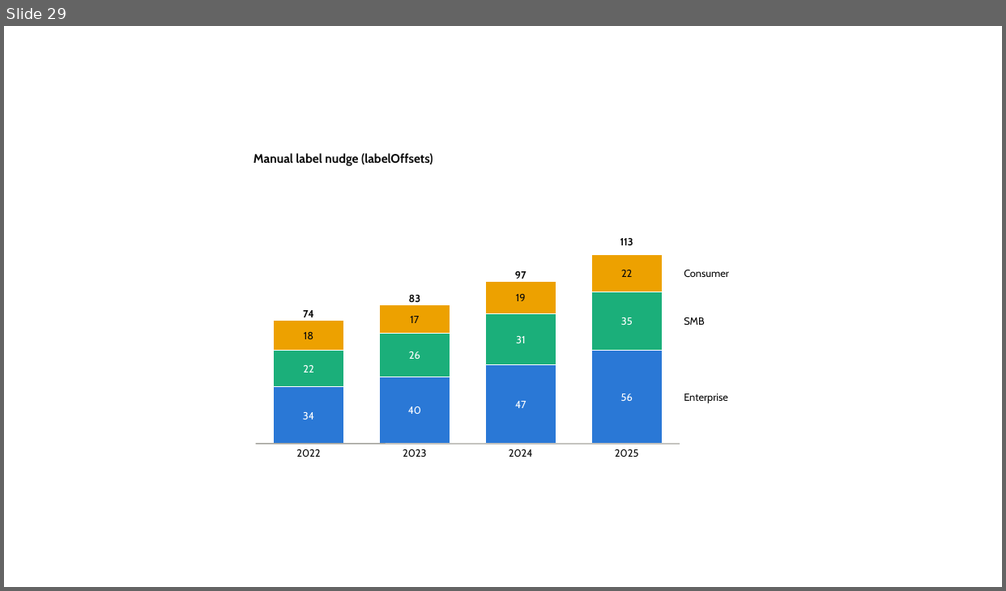
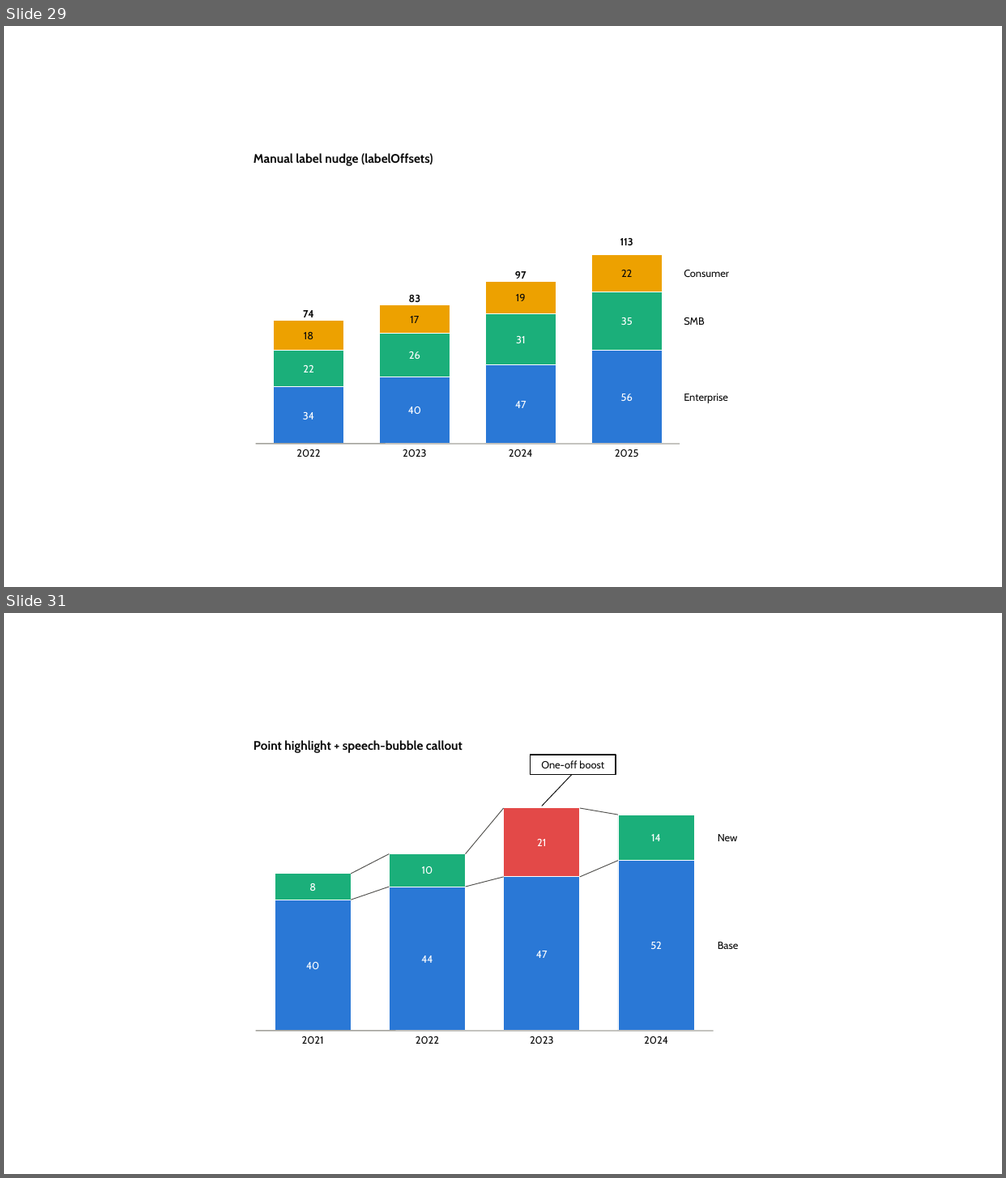
Before and after one commit to dannbleeker/PowerChart, a slide deck: examples/showcase.pptx. Shown one above the other, each under a label of ours: slide 29 before the commit, slides 29 and 31 after it; the slides between them are not shown. The pictures are 1006x591 and 1006x1178 pixels, drawn with LibreOffice and Linux fonts; fonts in the diff are those of the drawing. Boxes give left, top, right and bottom in pixels: in the first picture for what was removed or moved away, otherwise in the second. Text is boxed around its words. In the diff, an @@ line names an element or a change of style, - is before the commit and + after.

```diff
--- a/examples/showcase.pptx
+++ b/examples/showcase.pptx
@@ slide 31 added at (x1=4, y1=613, x2=1002, y2=1174), background #FFFFFF @@
@@ text added at (x1=253, y1=740, x2=462, y2=753), 12 pt, text #0B0B0B, bold @@
+Point highlight + speech-bubble callout
@@ rectangle added at (x1=530, y1=755, x2=616, y2=774), fill #FFFFFF, outline #0B0B0B 1 pt @@
@@ text added at (x1=541, y1=760, x2=604, y2=769), 10 pt, text #0B0B0B @@
+One-off boost
@@ line added from (542, 806) to (573, 773), #0B0B0B 0.75 pt @@
@@ line added from (465, 854) to (503, 808), #52514E 0.75 pt @@
@@ rectangle added at (x1=503, y1=808, x2=580, y2=877), fill #E34948, outline #FFFFFF 0.75 pt @@
@@ line added from (580, 808) to (618, 815), #52514E 0.75 pt @@
@@ rectangle added at (x1=618, y1=815, x2=694, y2=861), fill #1BAF7A, outline #FFFFFF 0.75 pt @@
@@ line added from (351, 874) to (389, 854), #52514E 0.75 pt @@
@@ rectangle added at (x1=389, y1=854, x2=465, y2=887), fill #1BAF7A, outline #FFFFFF 0.75 pt @@
@@ text added at (x1=537, y1=839, x2=546, y2=846), 10 pt, text #FFFFFF @@
+21
@@ text added at (x1=651, y1=834, x2=661, y2=841), 10 pt, text #FFFFFF @@
+14
@@ text added at (x1=718, y1=834, x2=738, y2=841), 10 pt, text #0B0B0B @@
+New
@@ rectangle added at (x1=275, y1=874, x2=351, y2=900), fill #1BAF7A, outline #FFFFFF 0.75 pt @@
@@ text added at (x1=422, y1=867, x2=433, y2=874), 10 pt, text #FFFFFF @@
+10
@@ line added from (465, 887) to (503, 877), #52514E 0.75 pt @@
@@ rectangle added at (x1=503, y1=877, x2=580, y2=1032), fill #2A78D6, outline #FFFFFF 0.75 pt @@
@@ line added from (580, 877) to (618, 861), #52514E 0.75 pt @@
@@ rectangle added at (x1=618, y1=861, x2=694, y2=1031), fill #2A78D6, outline #FFFFFF 0.75 pt @@
@@ rectangle added at (x1=275, y1=900, x2=351, y2=1031), fill #2A78D6, outline #FFFFFF 0.75 pt @@
@@ text added at (x1=309, y1=884, x2=316, y2=891), 10 pt, text #FFFFFF @@
+8
@@ line added from (351, 900) to (389, 887), #52514E 0.75 pt @@
@@ rectangle added at (x1=389, y1=887, x2=465, y2=1032), fill #2A78D6, outline #FFFFFF 0.75 pt @@
@@ text added at (x1=536, y1=951, x2=548, y2=958), 10 pt, text #FFFFFF @@
+47
@@ text added at (x1=650, y1=942, x2=662, y2=949), 10 pt, text #FFFFFF @@
+52
@@ text added at (x1=718, y1=942, x2=739, y2=949), 10 pt, text #0B0B0B @@
+Base
@@ text added at (x1=306, y1=962, x2=319, y2=969), 10 pt, text #FFFFFF @@
+40
@@ text added at (x1=421, y1=956, x2=432, y2=963), 10 pt, text #FFFFFF @@
+44
@@ line added from (256, 1031) to (714, 1031), #A5A49E 1 pt @@
@@ text added at (x1=302, y1=1037, x2=324, y2=1044), 10 pt, text #0B0B0B @@
+2021
@@ text added at (x1=415, y1=1037, x2=439, y2=1044), 10 pt, text #0B0B0B @@
+2022
@@ text added at (x1=530, y1=1037, x2=554, y2=1044), 10 pt, text #0B0B0B @@
+2023
@@ text added at (x1=644, y1=1037, x2=668, y2=1044), 10 pt, text #0B0B0B @@
+2024
```
Also in this commit, not shown: 5 other slides added, 18 other files.
